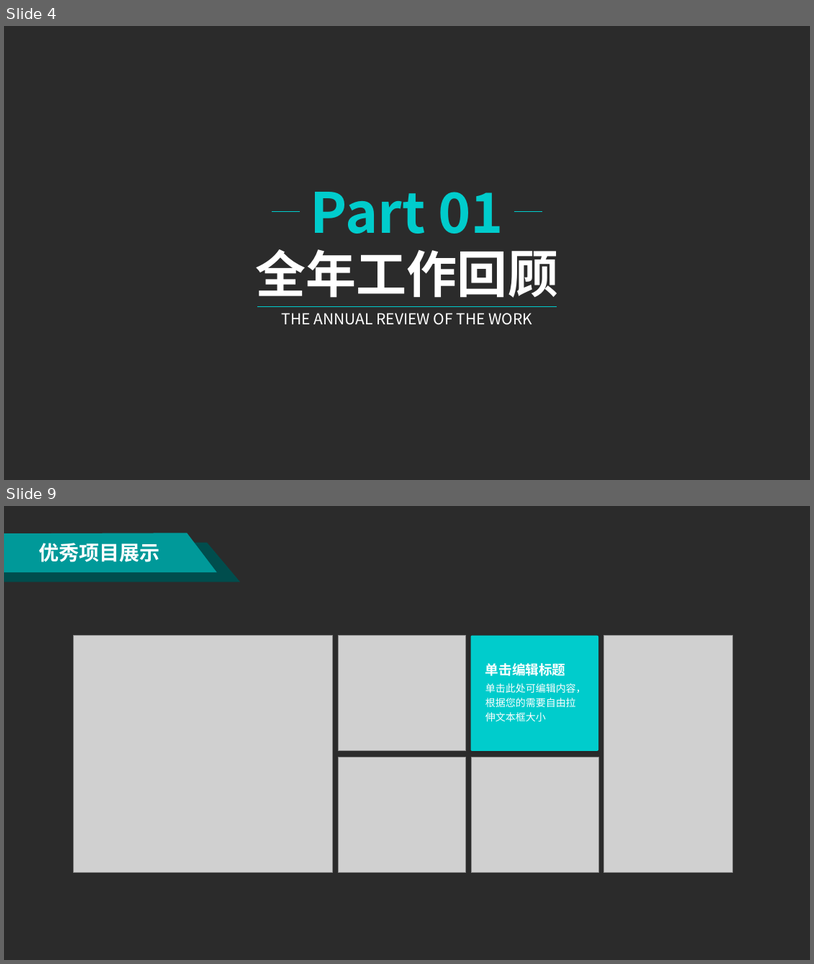
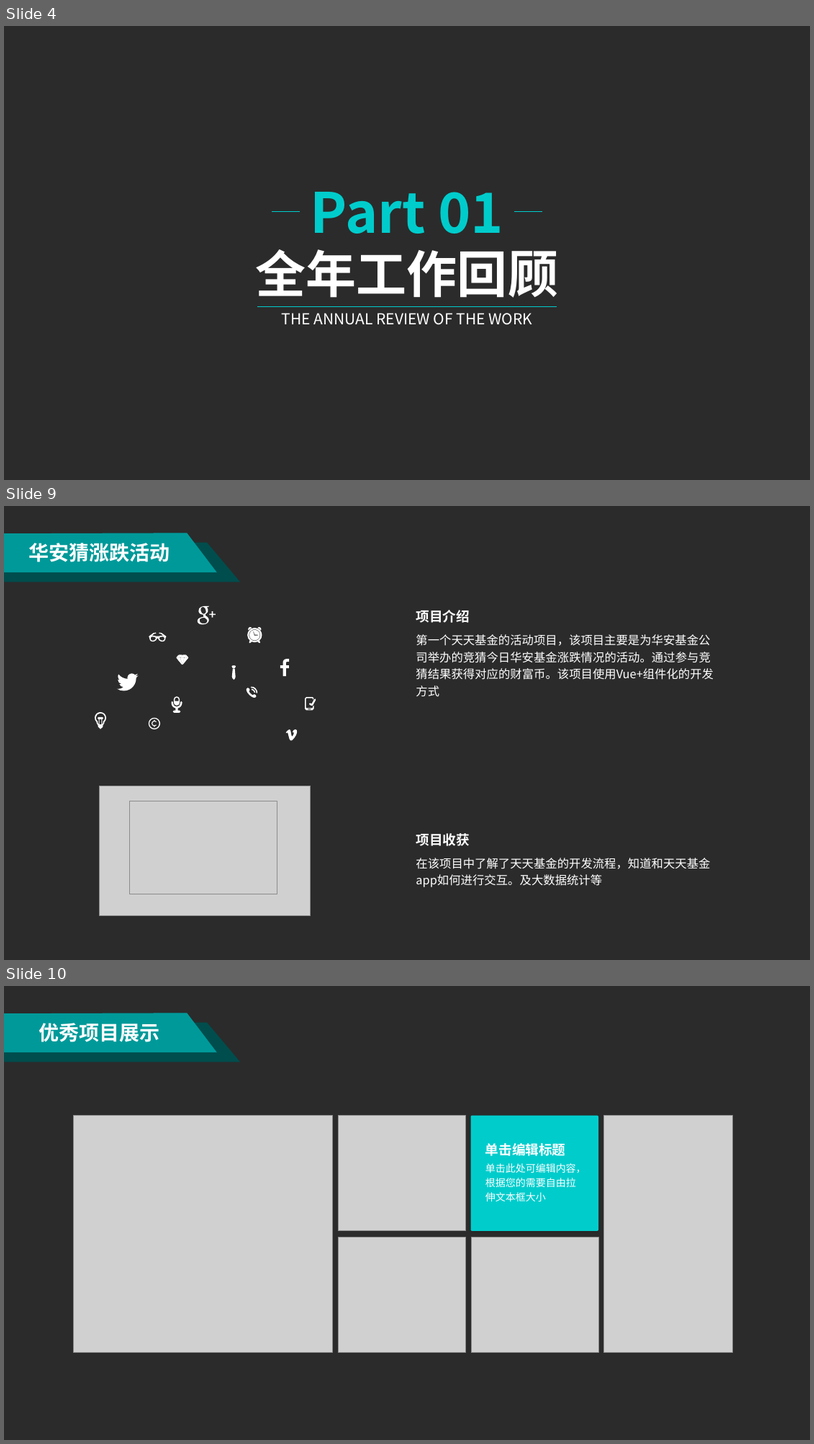
Before and after one commit to beyondverage0908/blog, a slide deck: 工作报告/2019年述职报告.pptx. Shown one above the other, each under a label of ours: slides 4 and 9 before the commit, slides 4, 9 and 10 after it; the slides between them are not shown. The pictures are 814x964 and 814x1444 pixels, drawn with LibreOffice and Linux fonts; fonts in the diff are those of the drawing; grey boxes stand for pictures; background and template pictures are left out; a plain dark background stands for a picture behind light text. Boxes give left, top, right and bottom in pixels: in the first picture for what was removed or moved away, otherwise in the second. Text is boxed around its words. In the diff, an @@ line names an element or a change of style, - is before the commit and + after.

```diff
--- a/工作报告/2019年述职报告.pptx
+++ b/工作报告/2019年述职报告.pptx
@@ slide 9 added at box(4, 506, 810, 960), background picture (left out) @@
@@ freeform shape added at box(4, 542, 241, 582), fill #004D4D @@
@@ freeform shape added at box(4, 533, 217, 572), fill #009999 @@
@@ text added at box(29, 543, 170, 562), 24 pt, text #FFFFFF, bold @@
+华安猜涨跌活动
@@ freeform shape added at box(198, 606, 210, 624), fill #FFFFFF @@
@@ freeform shape added at box(210, 611, 216, 618), fill #FFFFFF @@
@@ text added at box(416, 610, 469, 623), 16 pt, text #FFFFFF, bold @@
+项目介绍
@@ freeform shape added at box(149, 633, 167, 641), fill #FFFFFF @@
@@ freeform shape added at box(248, 626, 262, 643), fill #FFFFFF @@
@@ text added at box(416, 634, 714, 697), 14 pt, text #FFFFFF @@
+第一个天天基金的活动项目，该项目主要是为华安基金公司举办的竞猜今日华安基金涨跌情况的活动。通过参与竞猜结果获得对应的财富币。该项目使用Vue+组件化的开发方式
@@ freeform shape added at box(176, 655, 188, 664), fill #FFFFFF @@
@@ freeform shape added at box(176, 655, 188, 664), fill #FFFFFF @@
@@ freeform shape added at box(117, 674, 139, 691), fill #FFFFFF @@
@@ freeform shape added at box(232, 665, 237, 680), fill #FFFFFF @@
@@ freeform shape added at box(280, 659, 290, 676), fill #FFFFFF @@
@@ freeform shape added at box(174, 697, 180, 705), fill #FFFFFF @@
@@ freeform shape added at box(246, 686, 257, 698), fill #FFFFFF @@
@@ freeform shape added at box(305, 698, 314, 710), fill #FFFFFF @@
@@ freeform shape added at box(309, 698, 316, 705), fill #FFFFFF @@
@@ freeform shape added at box(95, 712, 106, 729), fill #FFFFFF @@
@@ freeform shape added at box(149, 718, 160, 729), fill #FFFFFF @@
@@ freeform shape added at box(172, 701, 183, 713), fill #FFFFFF @@
@@ freeform shape added at box(286, 728, 298, 741), fill #FFFFFF @@
@@ picture added at box(100, 785, 311, 916) @@
@@ picture added at box(130, 801, 278, 894) @@
@@ text added at box(416, 833, 469, 846), 16 pt, text #FFFFFF, bold @@
+项目收获
@@ text added at box(416, 857, 710, 887), 14 pt, text #FFFFFF @@
+在该项目中了解了天天基金的开发流程，知道和天天基金app如何进行交互。及大数据统计等
@@ what was slide 9 is now slide 10 @@
```
Also in this commit, not shown: 3 slides changed, 2 other slides added, 2 slides removed.
